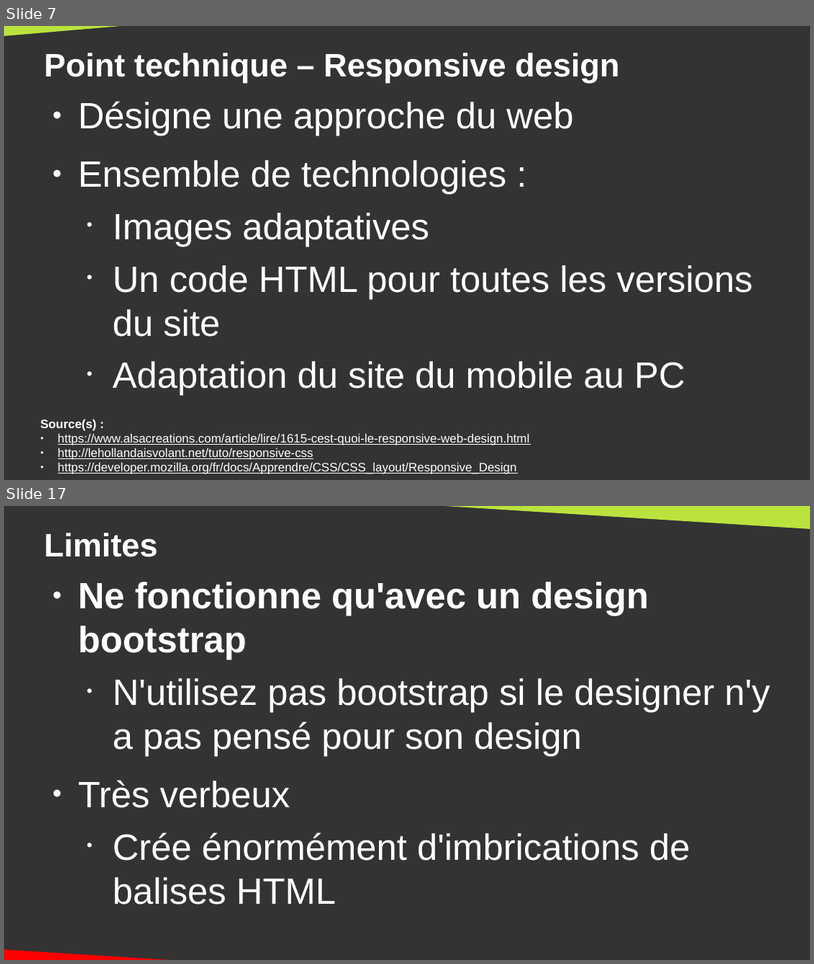
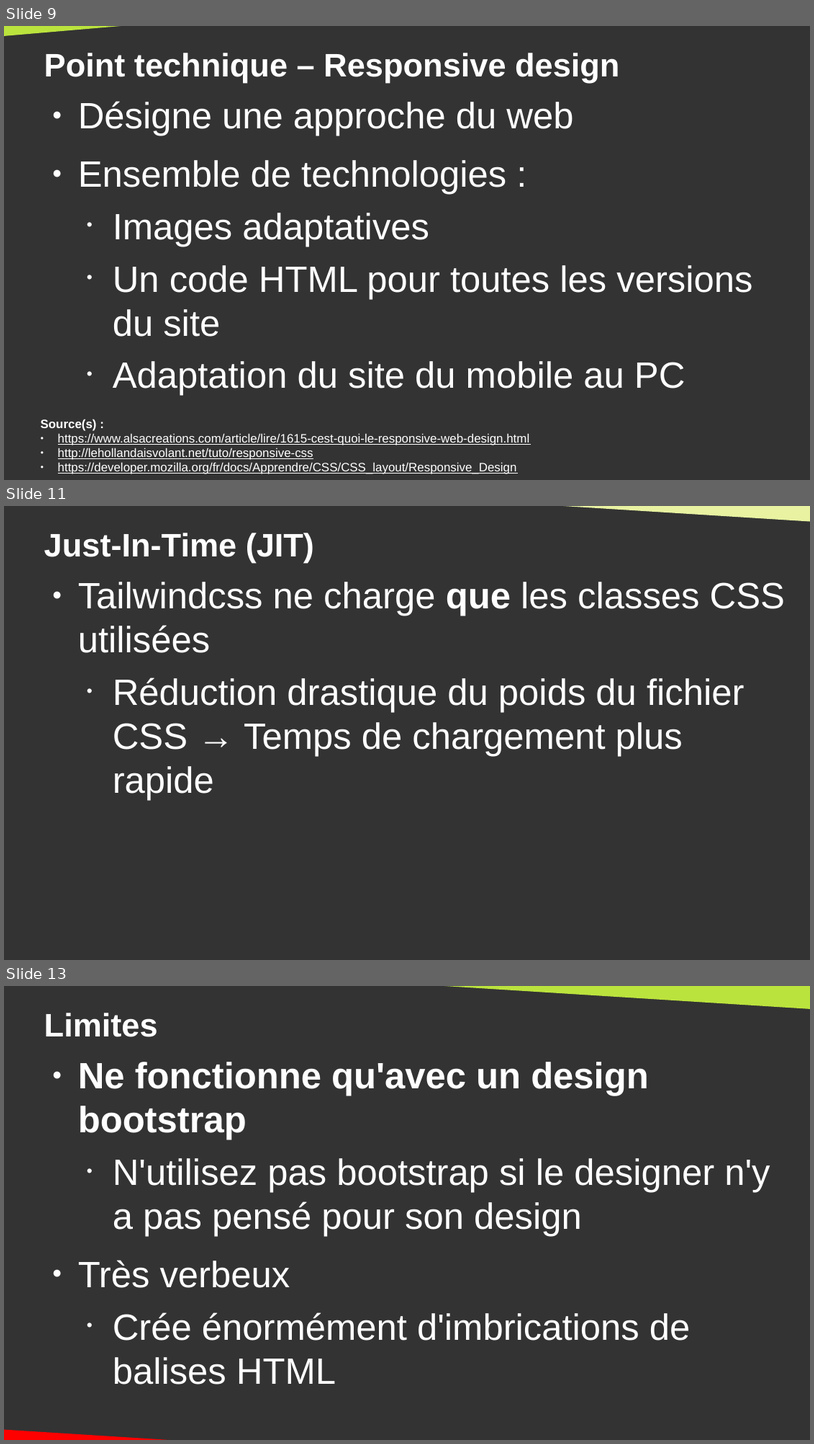
Before and after one commit to DanYellow/cours, a slide deck: integration-web-s2/cours-magistraux/numero-4/presentation.odp. Shown one above the other, each under a label of ours: slides 7 and 17 before the commit, slides 9, 11 and 13 after it; the slides between them are not shown. The pictures are 814x964 and 814x1444 pixels, drawn with LibreOffice and Linux fonts; fonts in the diff are those of the drawing. Boxes give left, top, right and bottom in pixels: in the first picture for what was removed or moved away, otherwise in the second. Text is boxed around its words. In the diff, an @@ line names an element or a change of style, - is before the commit and + after.

```diff
--- a/integration-web-s2/cours-magistraux/numero-4/presentation.odp
+++ b/integration-web-s2/cours-magistraux/numero-4/presentation.odp
@@ slide 11 added at (4,506,810,960), background #333333 @@
@@ right triangle added at (472,506,810,526), fill #E8F2A1 @@
@@ title added at (44,533,314,562), 32 pt, text #FFFFFF, bold @@
+Just-In-Time (JIT)
@@ text added at (78,582,785,800), 36 pt, text #FFFFFF @@
+● Tailwindcss ne charge que les classes CSS utilisées
+  • Réduction drastique du poids du fichier CSS → Temps de chargement plus rapide
@@ what was slide 7 is now slide 9 @@
@@ what was slide 17 is now slide 13 @@
```
Also in this commit, not shown: 3 slides changed, 5 other slides added, 10 slides removed, 46 other files.
